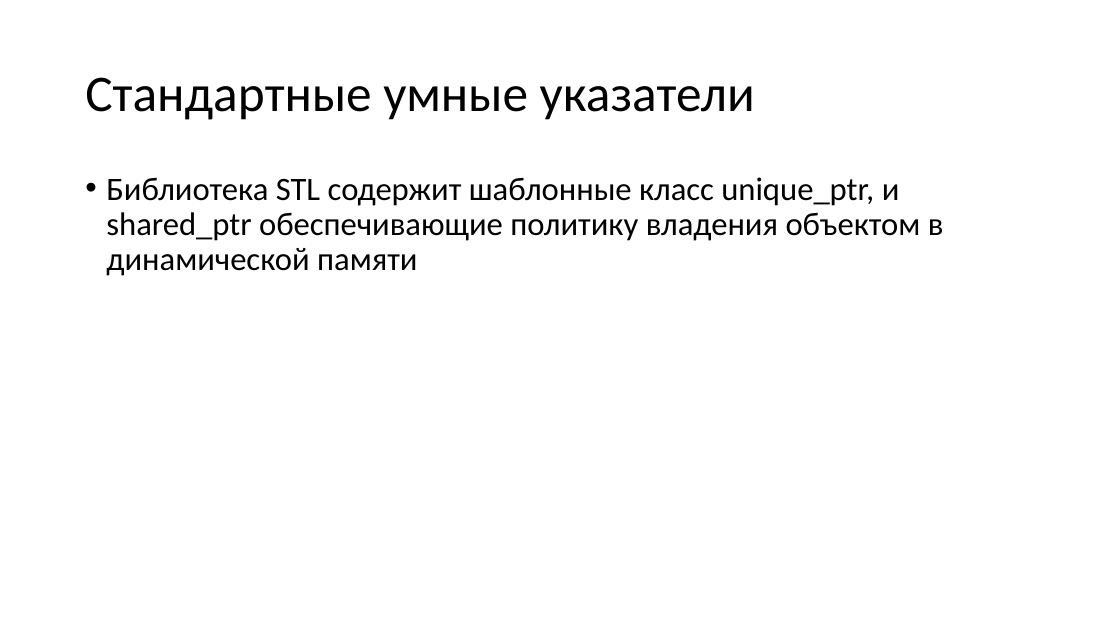
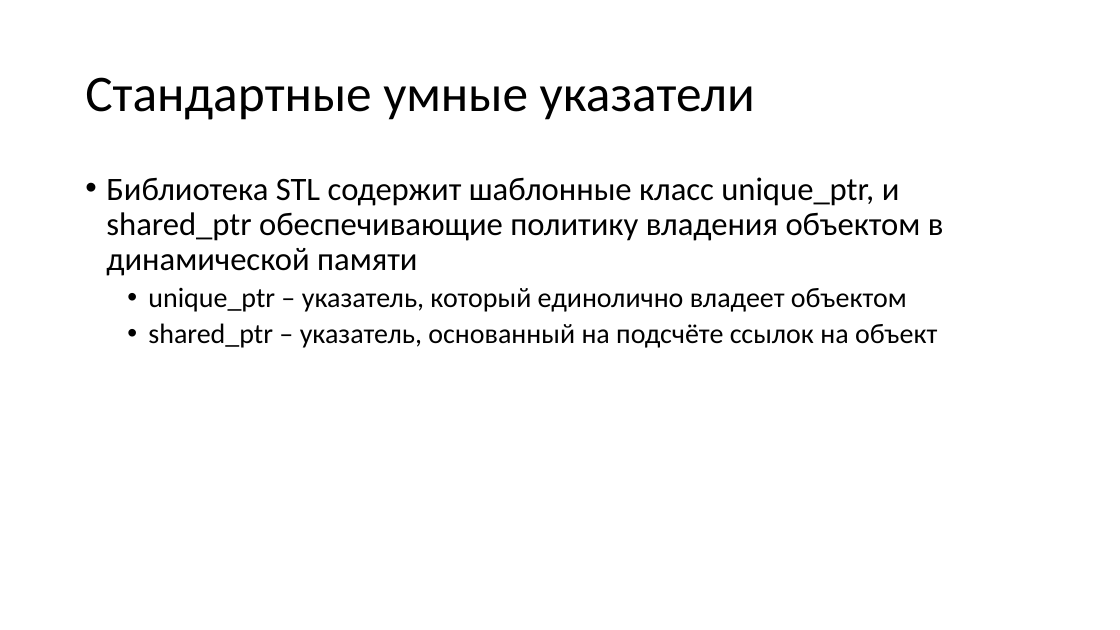
Before and after one commit to alexey-malov/oop, a slide deck: slide 49 of lectures/04/Дружественные функции и классы. Перегрузка операций.pptx. Drawn at 1120x630 pixels with LibreOffice and Linux fonts; fonts in the diff are those of the drawing. Boxes give left, top, right and bottom in pixels: in the first picture for what was removed or moved away, otherwise in the second. Text is boxed around its words. In the diff, an @@ line names an element or a change of style, - is before the commit and + after.

```diff
--- a/lectures/04/Дружественные функции и классы. Перегрузка операций.pptx
+++ b/lectures/04/Дружественные функции и классы. Перегрузка операций.pptx
@@ text at (x1=148, y1=288, x2=937, y2=348): paragraphs added @@
+  • unique_ptr – указатель, который единолично владеет объектом
+  • shared_ptr – указатель, основанный на подсчёте ссылок на объект
```
Also in this commit, not shown: 2 other slides changed, 4 other files.
